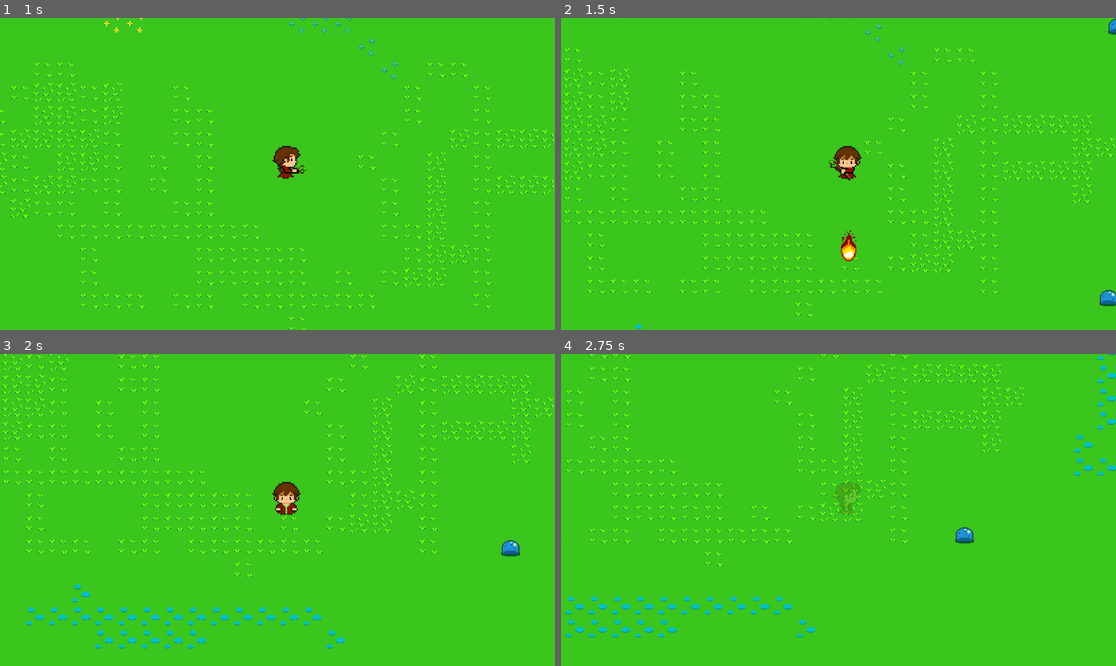
Above: before the commit, frames 1-4 (two rows, left to right).
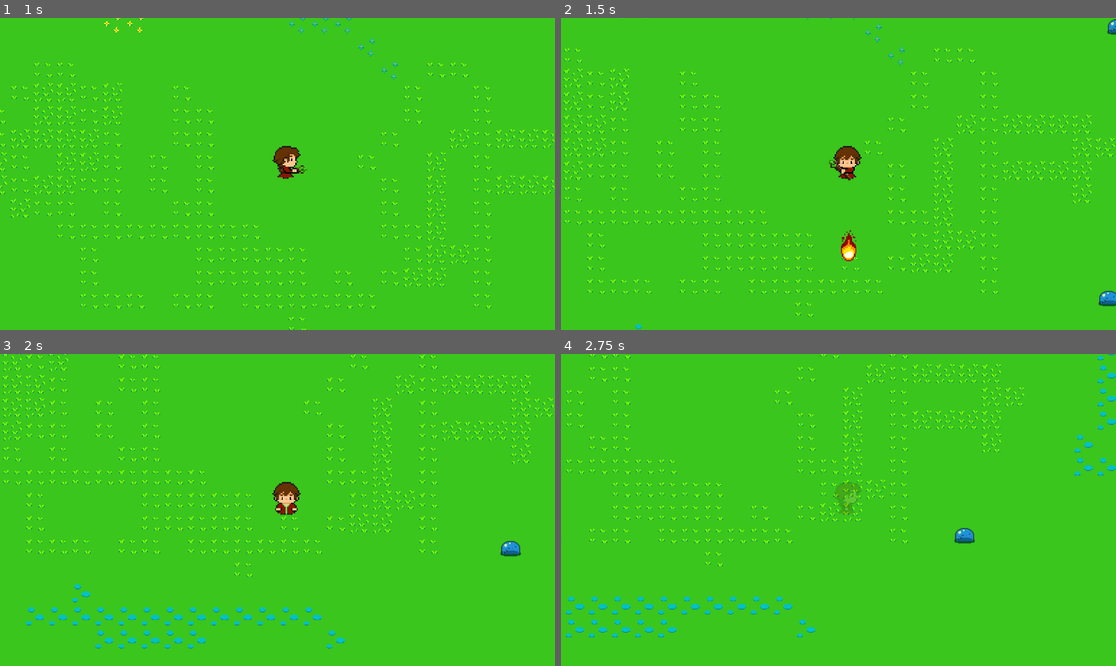
Above: after the commit, the same moments.

Repository: AlexGarciaPrada/Zelda-like-Game
Game: Godot game, scene res://PruebasAlex.tscn
Same seed, same stepped clock (60 frames per second), same inputs: the game is played once before the commit and once after it.
Inputs:
- Up to frame 1 (1 s): tap Enter at 0.5 s; hold Right (ui_right) from 0.53 s (still down); tap M (Attack) at 0.6 s
- Up to frame 2 (1.5 s): release Right (ui_right) at 1.28 s; hold Down (ui_down) from 1.28 s (still down); tap F (FireBall) at 1.35 s
- Up to frame 3 (2 s): keep holding Down (ui_down)
- Up to frame 4 (2.75 s): release Down (ui_down) at 2.03 s; hold Right (ui_right) from 2.03 s (still down); tap I (Invisiblity) at 2.1 s

Frame 1 is identical in both runs. In frame 2, less than 0.1% of the frame differs, in the area x 96-100%, y 0-93%; in frame 3, less than 0.1%; in frame 4, less than 0.1%.

Commit message:
Slime Animation

Diff:
--- a/Enemies/enemy_proof.gd
+++ b/Enemies/enemy_proof.gd
@@ -5,7 +5,8 @@
 var range = 400
 var life = 1
 var weapons_in_area = []
-
+var clue ="down"
+@onready var animation= $AnimatedSprite2D
 func _on_area_2d_area_entered(area):
 	if area.is_in_group("Weapon"):
 		weapons_in_area.append(area)
@@ -18,13 +19,31 @@
 			break
 	if life < 1:
 		queue_free()
+	_movement()
 
-	var distance_to_player = position.distance_to(player.position)
-	if distance_to_player <= range && !player.is_invisible:
-		velocity = position.direction_to(player.position) * speed
-		move_and_slide()
+
 
 
 func _on_area_2d_area_exited(area):
 	if area.is_in_group("Weapon"):
 		weapons_in_area.erase(area)
+func _movement():
+	var distance_to_player = position.distance_to(player.position)
+	if distance_to_player <= range && !player.is_invisible:
+		velocity = position.direction_to(player.position) * speed
+		move_and_slide()
+	var direction= position.direction_to(player.position)
+	if abs(direction.y) > abs(direction.x):
+		if direction.y > 0:
+			animation.play("walk down")
+			clue = "down"
+		elif direction.y < 0 :
+			animation.play("walk up")
+			clue = "up"
+	else:
+		if direction.x > 0 :
+			animation.play("walk right")
+			clue = "right"
+		elif direction.x < 0:
+			animation.play("walk left")
+			clue = "left"
--- a/Enemies/enemy_proof.tscn
+++ b/Enemies/enemy_proof.tscn
@@ -6,8 +6,8 @@
 [ext_resource type="Texture2D" uid="uid://cq7a105tdssnm" path="res://Assets Videojuego/Sprites/Enemigos/Slime/Walk/Right/Slime walk derecha.png" id="4_kc18t"]
 [ext_resource type="Texture2D" uid="uid://bvsk5u18na5ku" path="res://Assets Videojuego/Sprites/Enemigos/Slime/Walk/Up/Slime walk arriba.png" id="5_imv6w"]
 
-[sub_resource type="RectangleShape2D" id="RectangleShape2D_yf1ei"]
-size = Vector2(124, 111)
+[sub_resource type="CircleShape2D" id="CircleShape2D_18ce5"]
+radius = 13.1529
 
 [sub_resource type="AtlasTexture" id="AtlasTexture_igbdp"]
 atlas = ExtResource("2_h6nuv")
@@ -143,8 +143,7 @@
 [node name="CollisionShape2D" type="CollisionShape2D" parent="."]
 light_mask = 2
 visibility_layer = 2
-position = Vector2(1, 1.5)
-shape = SubResource("RectangleShape2D_yf1ei")
+shape = SubResource("CircleShape2D_18ce5")
 
 [node name="AnimatedSprite2D" type="AnimatedSprite2D" parent="."]
 sprite_frames = SubResource("SpriteFrames_k62fx")
@@ -156,8 +155,9 @@
 collision_mask = 2
 
 [node name="CollisionShape2D" type="CollisionShape2D" parent="Area2D"]
-position = Vector2(1, 1.5)
-shape = SubResource("RectangleShape2D_yf1ei")
+light_mask = 2
+visibility_layer = 2
+shape = SubResource("CircleShape2D_18ce5")
 
 [connection signal="area_entered" from="Area2D" to="." method="_on_area_2d_area_entered"]
 [connection signal="area_exited" from="Area2D" to="." method="_on_area_2d_area_exited"]
